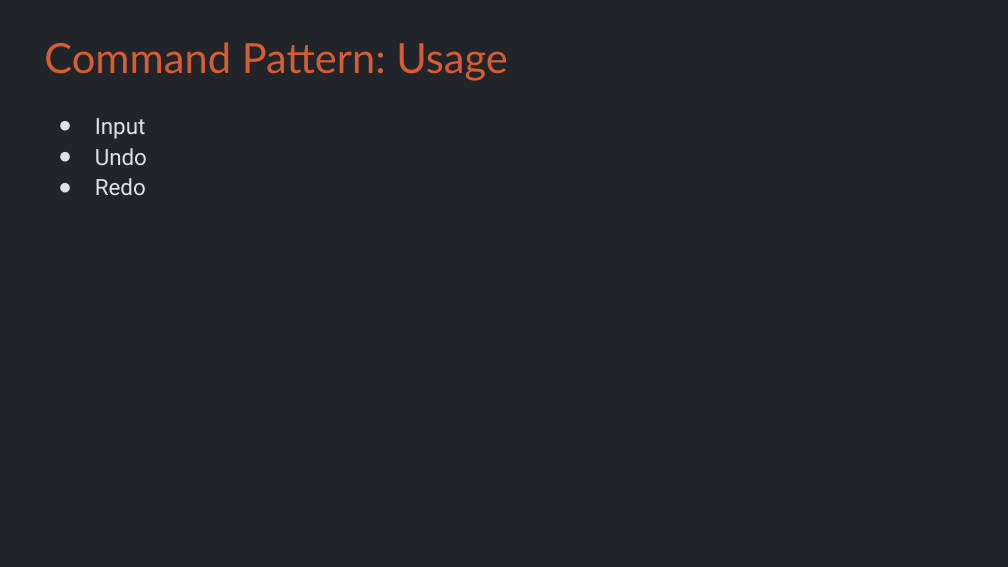
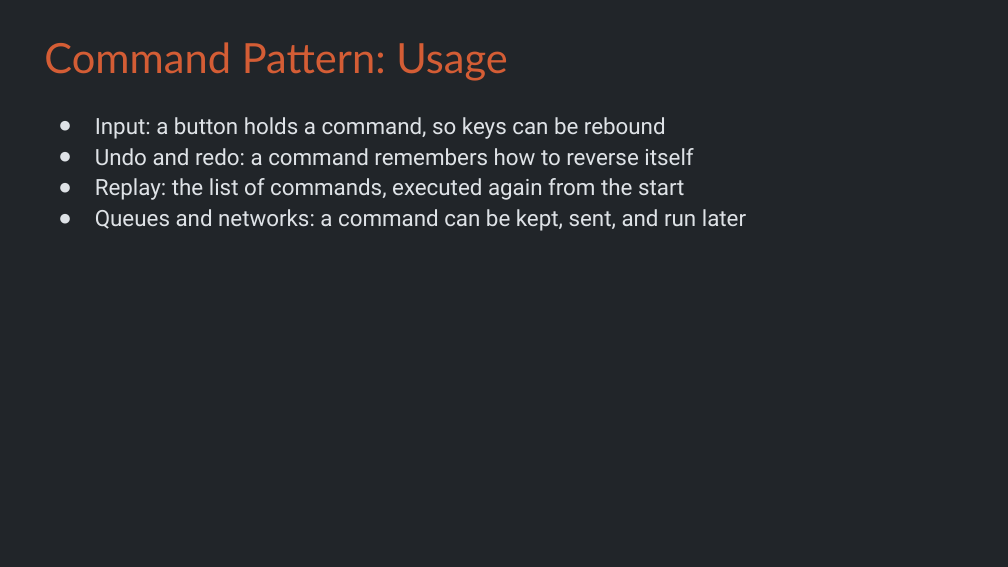
Before and after one commit to Metamate/gar, a slide deck: slide 25 of slides/04 Sokoban.pptx. Drawn at 1008x567 pixels with LibreOffice and Linux fonts; fonts in the diff are those of the drawing. Boxes give left, top, right and bottom in pixels: in the first picture for what was removed or moved away, otherwise in the second. Text is boxed around its words. In the diff, an @@ line names an element or a change of style, - is before the commit and + after.

```diff
--- a/slides/04 Sokoban.pptx
+++ b/slides/04 Sokoban.pptx
@@ text at (x1=95, y1=117, x2=746, y2=231): text changed @@
-● Input
-● Undo
-● Redo
+● Input: a button holds a command, so keys can be rebound
+● Undo and redo: a command remembers how to reverse itself
+● Replay: the list of commands, executed again from the start
+● Queues and networks: a command can be kept, sent, and run later
```
Also in this commit, not shown: 6 other files.
